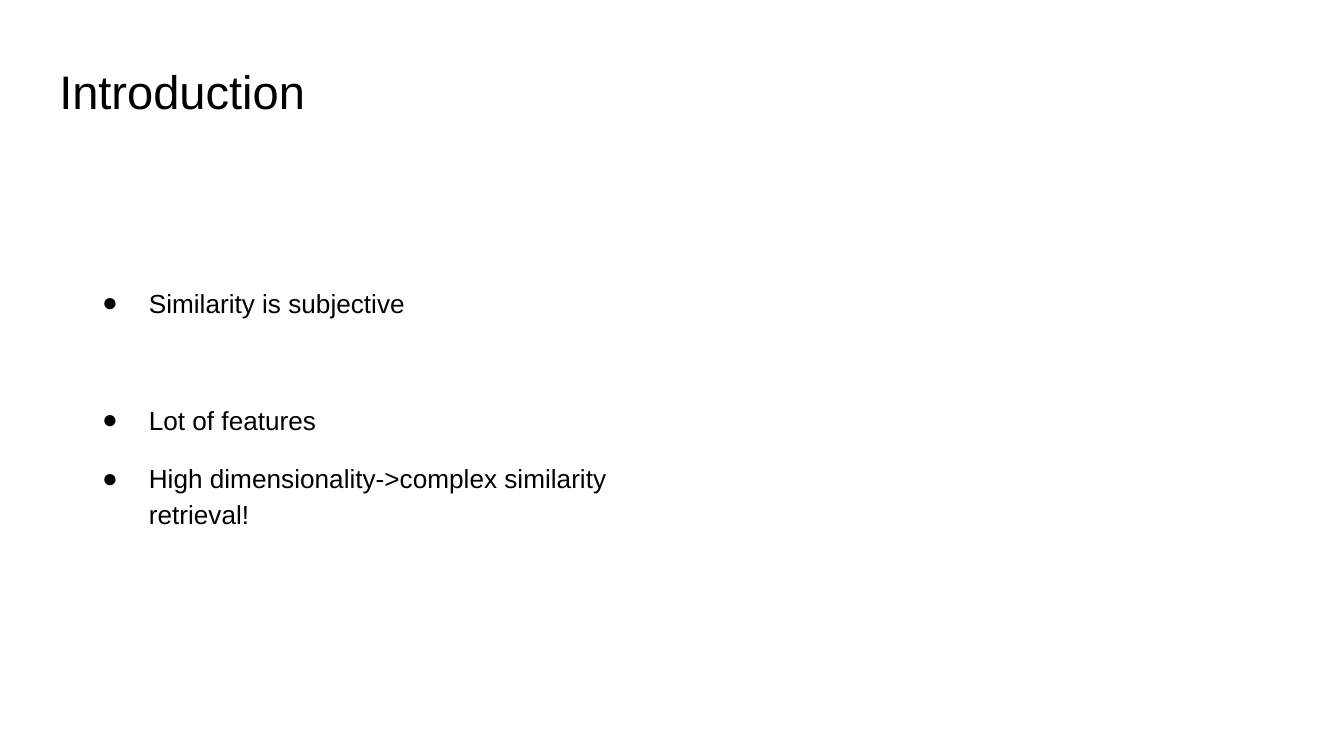
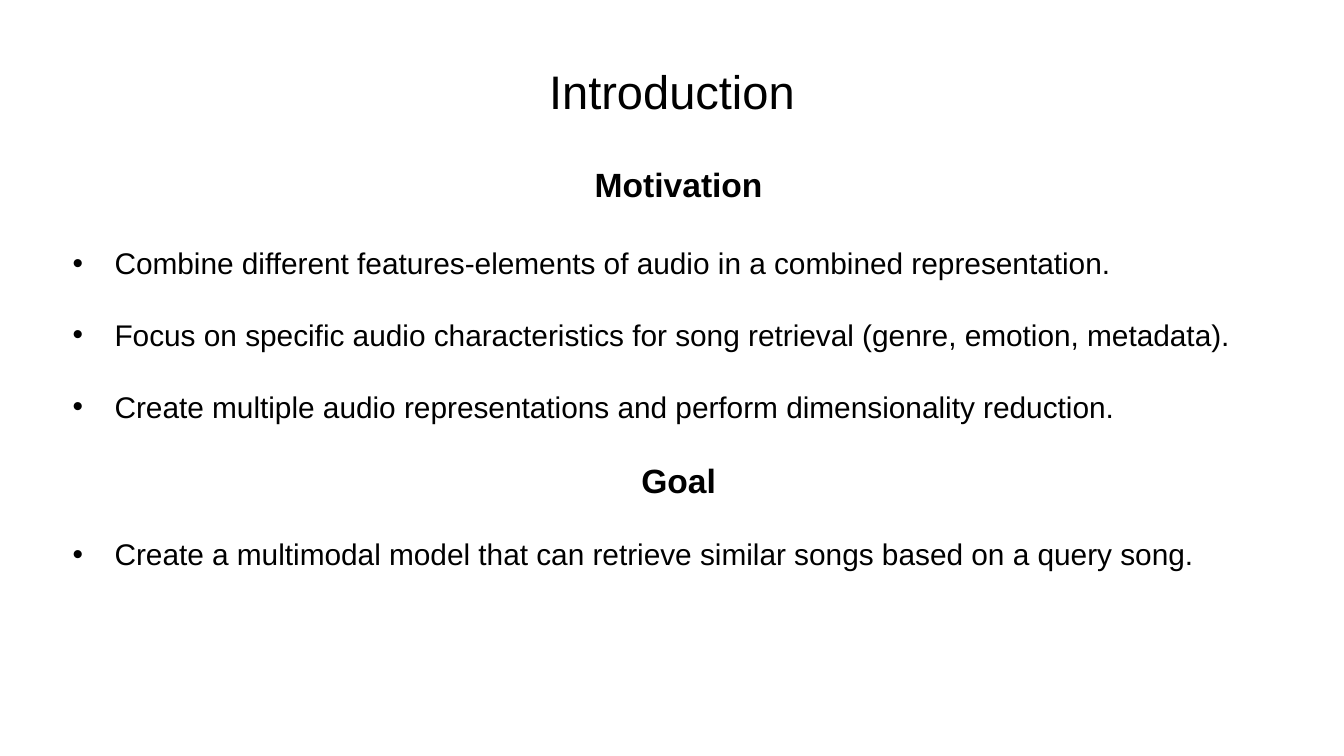
Before and after one commit to johnsaveus/Multimodal, a slide deck: slide 3 of SongSimilarityRetrieval.pptx. Drawn at 1344x756 pixels with LibreOffice and Linux fonts; fonts in the diff are those of the drawing. Boxes give left, top, right and bottom in pixels: in the first picture for what was removed or moved away, otherwise in the second. Text is boxed around its words. In the diff, an @@ line names an element or a change of style, - is before the commit and + after.

```diff
--- a/SongSimilarityRetrieval.pptx
+++ b/SongSimilarityRetrieval.pptx
@@ title "Introduction" at (x1=549, y1=75, x2=795, y2=110): alignment left to centre @@
@@ text added at (x1=115, y1=172, x2=1229, y2=571), 16 pt, text #000000 @@
+Motivation
+• Combine different features-elements of audio in a combined representation.
+• Focus on specific audio characteristics for song retrieval (genre, emotion, metadata).
+• Create multiple audio representations and perform dimensionality reduction.
+Goal
+• Create a multimodal model that can retrieve similar songs based on a query song.
@@ text removed at (x1=149, y1=294, x2=606, y2=525) @@
-● Similarity is subjective
-● Lot of features
-● High dimensionality->complex similarity retrieval!
```
Also in this commit, not shown: 5 other slides changed.
